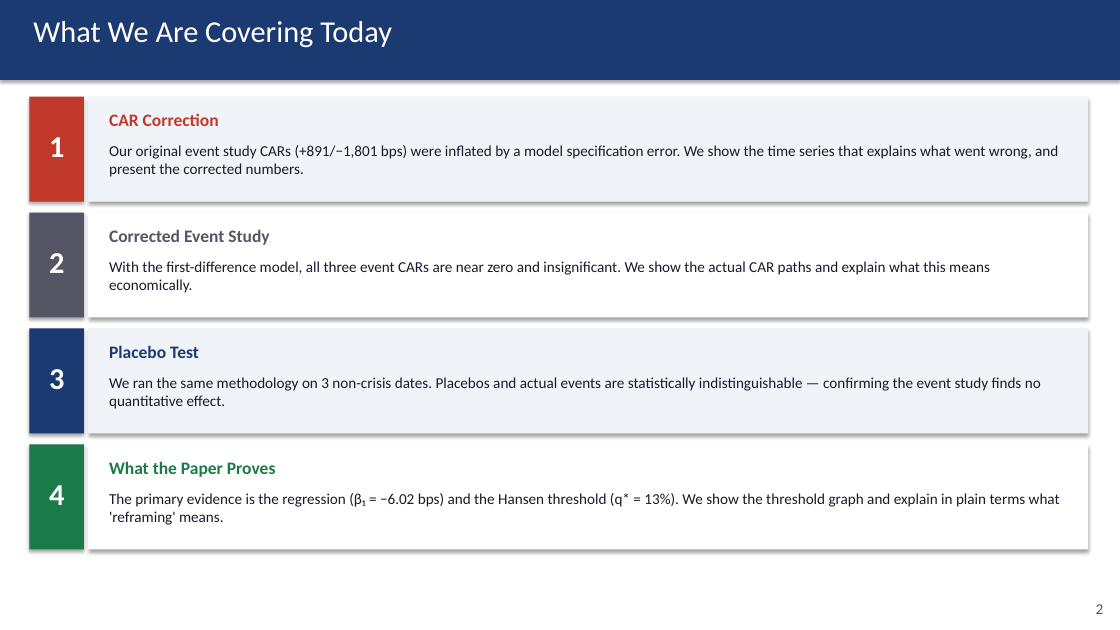
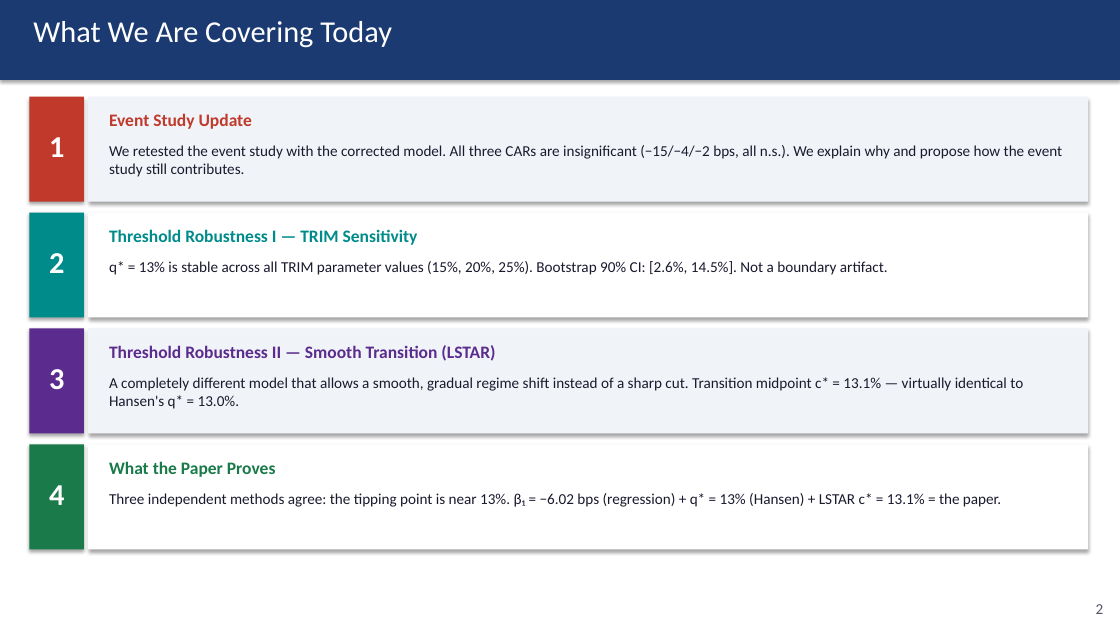
Before and after one commit to kimmireu0921/Stablecoins-and-the-Exorbitant-Privilege, a slide deck: slide 2 of presentations/0602_Stablecoin_Exorbitant_Privilege.pptx. Drawn at 1120x630 pixels with LibreOffice and Linux fonts; fonts in the diff are those of the drawing. Boxes give left, top, right and bottom in pixels: in the first picture for what was removed or moved away, otherwise in the second. Text is boxed around its words. In the diff, an @@ line names an element or a change of style, - is before the commit and + after.

```diff
--- a/presentations/0602_Stablecoin_Exorbitant_Privilege.pptx
+++ b/presentations/0602_Stablecoin_Exorbitant_Privilege.pptx
@@ text at (109, 113, 252, 129): text changed @@
-CAR Correction
+Event Study Update
@@ text at (109, 145, 1063, 177): text changed @@
-Our original event study CARs (+891/−1,801 bps) were inflated by a model specification error. We show the time series that explains what went wrong, and present the corrected numbers.
+We retested the event study with the corrected model. All three CARs are insignificant (−15/−4/−2 bps, all n.s.). We explain why and propose how the event study still contributes.
@@ rectangle at (29, 213, 84, 318): fill #555566 to #008B8B @@
@@ text at (109, 229, 418, 245): text changed; text colour #555566 to #008B8B @@
-Corrected Event Study
+Threshold Robustness I — TRIM Sensitivity
@@ text at (109, 261, 888, 275): text changed @@
-With the first-difference model, all three event CARs are near zero and insignificant. We show the actual CAR paths and explain what this means economically.
+q* = 13% is stable across all TRIM parameter values (15%, 20%, 25%). Bootstrap 90% CI: [2.6%, 14.5%]. Not a boundary artifact.
@@ rectangle at (29, 329, 84, 434): fill #1B3A72 to #5B2C8D @@
@@ text at (109, 345, 495, 361): text changed; text colour #1B3A72 to #5B2C8D @@
-Placebo Test
+Threshold Robustness II — Smooth Transition (LSTAR)
@@ text at (109, 377, 1023, 409): text changed @@
-We ran the same methodology on 3 non-crisis dates. Placebos and actual events are statistically indistinguishable — confirming the event study finds no quantitative effect.
+A completely different model that allows a smooth, gradual regime shift instead of a sharp cut. Transition midpoint c* = 13.1% — virtually identical to Hansen's q* = 13.0%.
@@ text at (109, 493, 1001, 507): text changed @@
-The primary evidence is the regression (β₁ = −6.02 bps) and the Hansen threshold (q* = 13%). We show the threshold graph and explain in plain terms what 'reframing' means.
+Three independent methods agree: the tipping point is near 13%. β₁ = −6.02 bps (regression) + q* = 13% (Hansen) + LSTAR c* = 13.1% = the paper.
```
Also in this commit, not shown: 2 other slides changed, 4 slides added, 6 slides removed, 2 other files.
